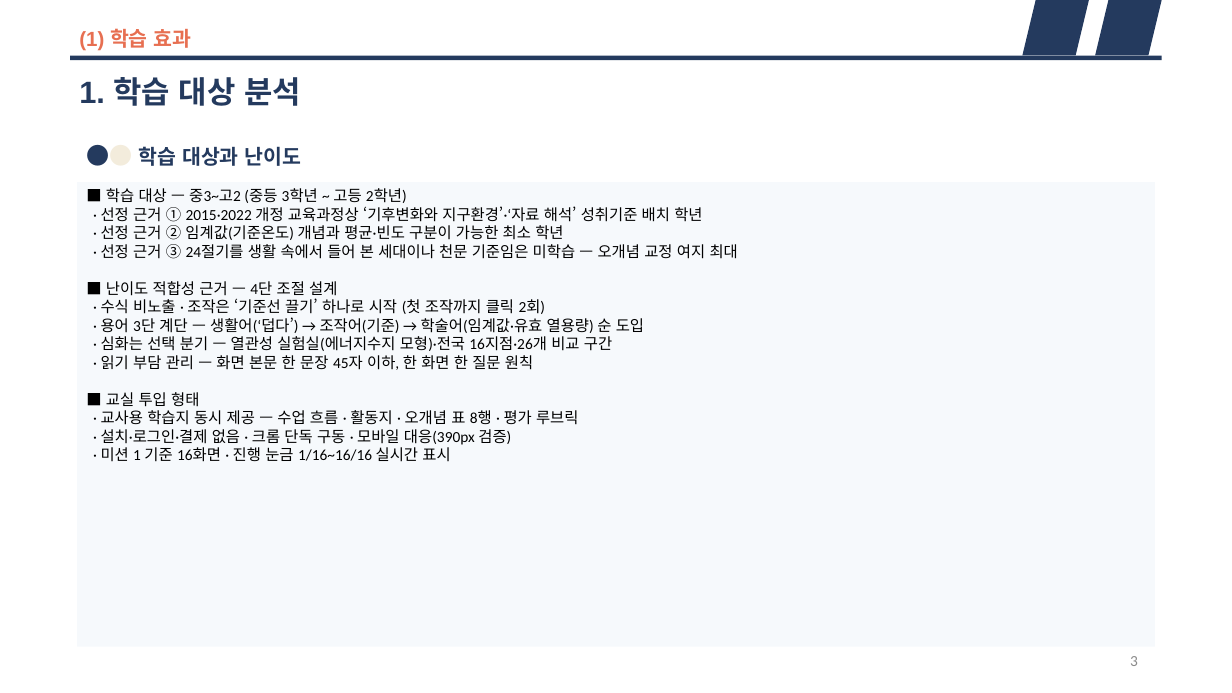
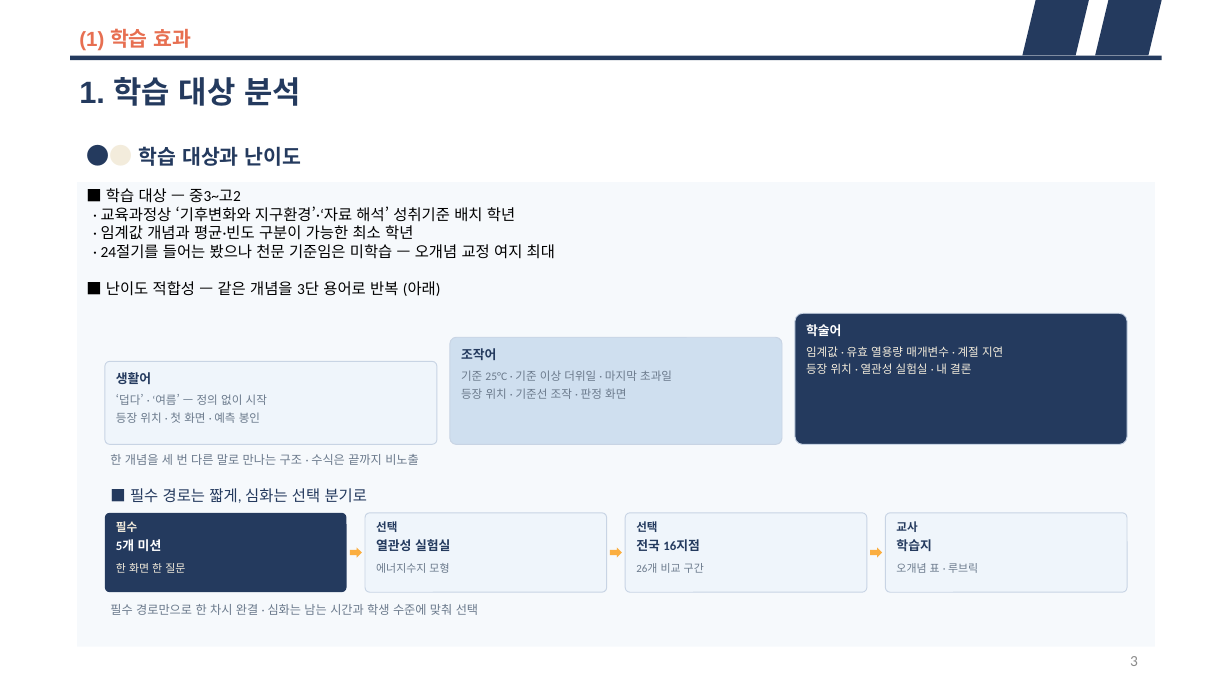
Before and after one commit to DONGJUN92/weather-24solar-terms, a slide deck: slide 3 of 발표자료_Weather24_본선.pptx. Drawn at 1232x693 pixels with LibreOffice and Linux fonts; fonts in the diff are those of the drawing. Boxes give left, top, right and bottom in pixels: in the first picture for what was removed or moved away, otherwise in the second. Text is boxed around its words. In the diff, an @@ line names an element or a change of style, - is before the commit and + after.

```diff
--- a/발표자료_Weather24_본선.pptx
+++ b/발표자료_Weather24_본선.pptx
@@ text in rectangle at <box>101,188,555,296</box>: text changed @@
-■ 학습 대상 — 중3~고2 (중등 3학년 ~ 고등 2학년)
-· 선정 근거 ① 2015·2022 개정 교육과정상 ‘기후변화와 지구환경’·‘자료 해석’ 성취기준 배치 학년
-· 선정 근거 ② 임계값(기준온도) 개념과 평균·빈도 구분이 가능한 최소 학년
-· 선정 근거 ③ 24절기를 생활 속에서 들어 본 세대이나 천문 기준임은 미학습 — 오개념 교정 여지 최대
-■ 난이도 적합성 근거 — 4단 조절 설계
-· 수식 비노출 · 조작은 ‘기준선 끌기’ 하나로 시작 (첫 조작까지 클릭 2회)
-· 용어 3단 계단 — 생활어(‘덥다’) → 조작어(기준) → 학술어(임계값·유효 열용량) 순 도입
-· 심화는 선택 분기 — 열관성 실험실(에너지수지 모형)·전국 16지점·26개 비교 구간
-· 읽기 부담 관리 — 화면 본문 한 문장 45자 이하, 한 화면 한 질문 원칙
-■ 교실 투입 형태
-· 교사용 학습지 동시 제공 — 수업 흐름 · 활동지 · 오개념 표 8행 · 평가 루브릭
-· 설치·로그인·결제 없음 · 크롬 단독 구동 · 모바일 대응(390px 검증)
-· 미션 1 기준 16화면 · 진행 눈금 1/16~16/16 실시간 표시
+■ 학습 대상 — 중3~고2
+· 교육과정상 ‘기후변화와 지구환경’·‘자료 해석’ 성취기준 배치 학년
+· 임계값 개념과 평균·빈도 구분이 가능한 최소 학년
+· 24절기를 들어는 봤으나 천문 기준임은 미학습 — 오개념 교정 여지 최대
+■ 난이도 적합성 — 같은 개념을 3단 용어로 반복 (아래)
@@ rounded rectangle added at <box>795,313,1127,445</box>, fill #243A5E, outline #C8D4E4 0.75 pt @@
@@ text added at <box>806,324,841,336</box>, 10 pt, text #FFFFFF, bold @@
+학술어
@@ rounded rectangle added at <box>450,337,782,445</box>, fill #CFDFEF, outline #C8D4E4 0.75 pt @@
@@ text added at <box>461,348,496,360</box>, 10 pt, text #243A5E, bold @@
+조작어
@@ text added at <box>806,346,1003,374</box>, 9 pt, text #F3ECDC @@
+임계값 · 유효 열용량 매개변수 · 계절 지연
+등장 위치 · 열관성 실험실 · 내 결론
@@ rounded rectangle added at <box>105,361,437,445</box>, fill #EFF5FB, outline #C8D4E4 0.75 pt @@
@@ text added at <box>116,372,151,384</box>, 10 pt, text #243A5E, bold @@
+생활어
@@ text added at <box>461,370,672,399</box>, 9 pt, text #6B7A8C @@
+기준 25°C · 기준 이상 더위일 · 마지막 초과일
+등장 위치 · 기준선 조작 · 판정 화면
@@ text added at <box>116,394,267,423</box>, 9 pt, text #6B7A8C @@
+‘덥다’ · ‘여름’ — 정의 없이 시작
+등장 위치 · 첫 화면 · 예측 봉인
@@ text added at <box>110,454,419,465</box>, 9.5 pt, text #6B7A8C @@
+한 개념을 세 번 다른 말로 만나는 구조 · 수식은 끝까지 비노출
@@ text added at <box>130,488,367,503</box>, 12 pt, text #243A5E @@
+■ 필수 경로는 짧게, 심화는 선택 분기로
@@ rounded rectangle added at <box>105,513,348,592</box>, fill #243A5E @@
@@ text added at <box>116,521,137,532</box>, 9 pt, text #F3ECDC, bold @@
+필수
@@ text added at <box>116,539,162,551</box>, 10 pt, text #FFFFFF, bold @@
+5개 미션
@@ rounded rectangle added at <box>365,513,607,592</box>, fill #EFF5FB, outline #C8D4E4 0.75 pt @@
@@ text added at <box>376,521,397,532</box>, 9 pt, text #243A5E, bold @@
+선택
@@ text added at <box>376,539,450,551</box>, 10 pt, text #243A5E, bold @@
+열관성 실험실
@@ rounded rectangle added at <box>626,513,868,592</box>, fill #EFF5FB, outline #C8D4E4 0.75 pt @@
@@ text added at <box>636,521,657,532</box>, 9 pt, text #243A5E, bold @@
+선택
@@ text added at <box>636,539,700,551</box>, 10 pt, text #243A5E, bold @@
+전국 16지점
@@ rounded rectangle added at <box>885,513,1128,592</box>, fill #EFF5FB, outline #C8D4E4 0.75 pt @@
@@ text added at <box>896,521,917,532</box>, 9 pt, text #243A5E, bold @@
+교사
@@ text added at <box>896,539,931,551</box>, 10 pt, text #243A5E, bold @@
+학습지
@@ text added at <box>116,563,185,573</box>, 8.5 pt, text #F3ECDC @@
+한 화면 한 질문
@@ right arrow added at <box>350,547,362,557</box>, fill #FBAE40 @@
@@ text added at <box>376,563,449,573</box>, 8.5 pt, text #6B7A8C @@
+에너지수지 모형
@@ right arrow added at <box>610,547,622,557</box>, fill #FBAE40 @@
@@ text added at <box>636,563,704,573</box>, 8.5 pt, text #6B7A8C @@
+26개 비교 구간
@@ right arrow added at <box>871,547,883,557</box>, fill #FBAE40 @@
@@ text added at <box>896,563,978,573</box>, 8.5 pt, text #6B7A8C @@
+오개념 표 · 루브릭
@@ text added at <box>110,604,478,615</box>, 9.5 pt, text #6B7A8C @@
+필수 경로만으로 한 차시 완결 · 심화는 남는 시간과 학생 수준에 맞춰 선택
```
Also in this commit, not shown: 6 other slides changed, 6 other files.
